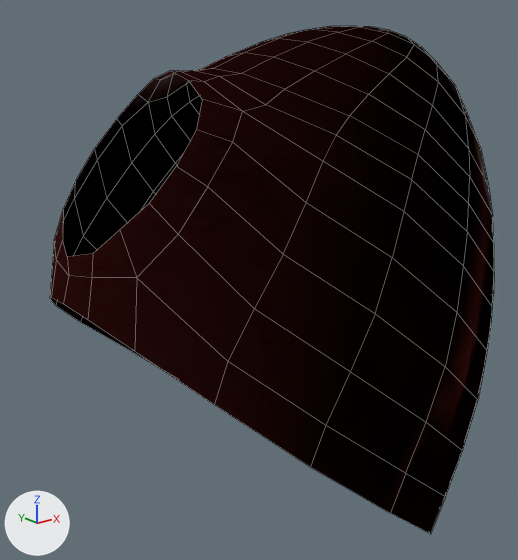
The FBX model maya/Stomach2.fbx, before and after one commit.
Both versions are drawn from a camera (50 mm lens) standing at (-0.0409, -0.1643, 0.0924) and looking at (0.071, -0.0245, 0.0364). Lighting does not change. The marker at lower left points along +X, +Y and +Z. Mesh edges are drawn as thin lines. Where no turn or scale is listed for an object, it has been applied to the vertices.

The scene before the commit, as lines of its bpy script (objects in view):
```python
me_mesh = bpy.data.meshes.new('Mesh')
me_mesh.from_pydata(...)  # 274 vertices, 256 faces; spans x 0.0157..0.1342, y -0.0821..0.0258, z -0.0395..0.0994
me_mesh.materials.append(mat_lambert5)
ob_polysurface1970 = bpy.data.objects.new('polySurface1970', me_mesh)
ob_polysurface1970.location = (0.0, 0.0, 0.0)
```
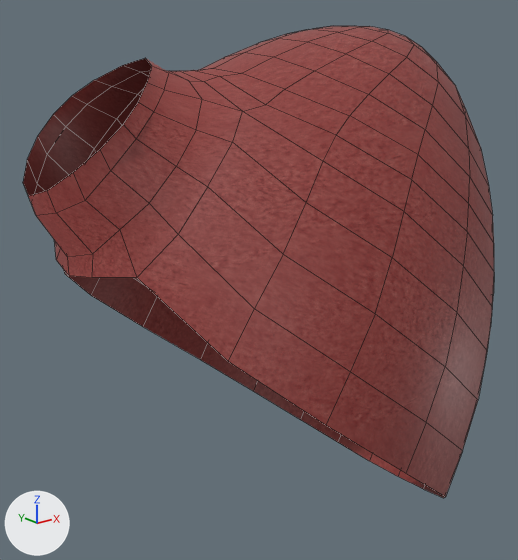
Where the newer file only moved an object's origin or applied its transform, the numbers keep the older frame.

What the commit changed:
me_mesh is used by ob_polysurface1970; location (0.0, 0.0, 0.0).
me_mesh had 274 vertices, 256 faces and spanned x 0.0157..0.1342, y -0.0821..0.0258, z -0.0395..0.0994.
me_mesh now has 286 vertices, 268 faces and spans x 0.0106..0.1342, y -0.082..0.0256, z -0.0316..0.0994.
Part 1, on me_mesh:
20 vertices are removed from x 0.0157..0.1079, y -0.0821..0.0258, z -0.0395..0.0429.
20 faces are deleted.
32 vertices are added at x 0.0106..0.0402, y -0.0437..-0.0126, z 0.0622..0.0918.
32 new faces join them.
me_mesh part 2: 236 kept faces spanning x 0.0175..0.1342, y -0.082..0.0256, z -0.0316..0.0994 get new texture (UV) coordinates.

What differs and where, as boxes (x1, y1, x2, y2) in the pictures (518 x 560 px):
'polySurface1970', reshaped (6% wider, 7% shorter)
    before: (50, 26, 494, 534)
    after: (23, 26, 494, 498)
part 1 of me_mesh, built on
    before: (50, 241, 445, 534)
    after: (23, 58, 202, 257)
part 2 of me_mesh, surface changed
    both: (54, 26, 494, 497)
